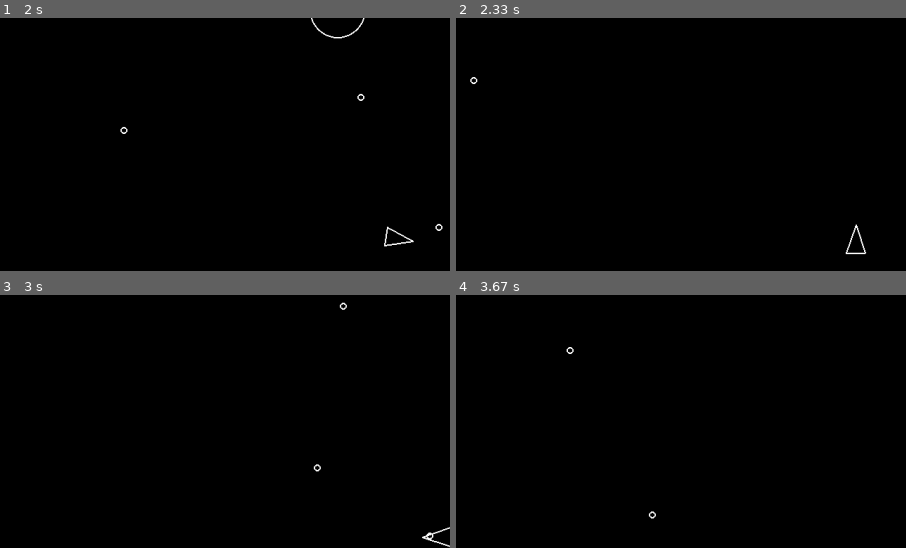
Above: before the commit, frames 1-4 (two rows, left to right).
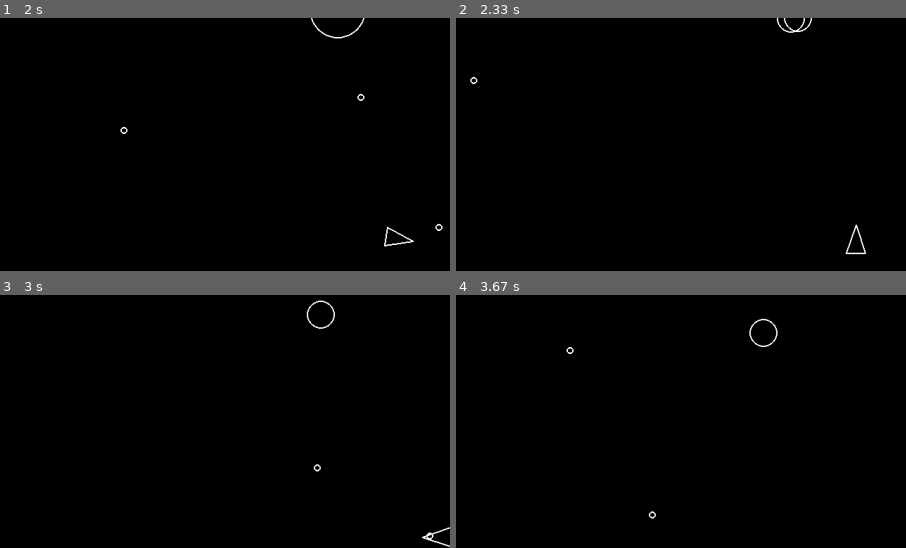
Above: after the commit, the same moments.

Repository: brandon-sherwood/pygame-asteroids
Game: pygame game, started from main.py
The game is run twice, just before and just after one commit, with the same random seed, the same clock (stepped at 60 frames per second) and the same inputs.
Inputs:
- Up to frame 1 (2 s): tap Space at 0.33, 0.73, 1.03, 1.23, 1.57, 1.87 s; hold D 0.67-1.13 s; hold W 1.17-1.47 s; hold D 1.5-1.97 s
- Up to frame 2 (2.33 s): hold A from 2 s (still down); tap Space at 2.07 s
- Up to frame 3 (3 s): tap Space at 2.37, 2.63, 2.97 s; release A at 2.53 s; hold S 2.57-2.87 s; hold A from 2.9 s (still down)
- Up to frame 4 (3.67 s): tap Space at 3.27, 3.4 s; release A at 3.3 s; hold W from 3.33 s (still down)
The pictures show only the part of the screen within x 3-53%, y 0-50%; the shares and areas given below are measured in that part.

Frame 1 is identical in both runs. In frame 2, 0.1% of the frame differs, in the area x 71-80%, y 0-6%; in frame 3, 0.2%, in the area x 68-78%, y 1-14%; in frame 4, 0.2%.

Commit message:
Added split method when large or medium asteroids are shot

Diff:
--- a/asteroid.py
+++ b/asteroid.py
@@ -1,6 +1,9 @@
 import pygame
+import random
 from circleshape import CircleShape
 from constants import LINE_WIDTH
+from constants import ASTEROID_MIN_RADIUS
+from logger import log_event
 
 
 class Asteroid(CircleShape):
@@ -13,3 +16,20 @@
 
     def update(self, dt):
         self.position += self.velocity * dt
+
+    def split(self):
+        self.kill()
+        if self.radius <= ASTEROID_MIN_RADIUS:
+            return
+        log_event("asteroid_split")
+        random_angle = random.uniform(20, 50)
+        first_new_velocity = self.velocity.rotate(random_angle)
+        second_new_velocity = self.velocity.rotate(-1 * random_angle)
+        old_radius = self.radius
+        new_radius = old_radius - ASTEROID_MIN_RADIUS
+        first_new_asteroid = Asteroid(
+            self.position.x, self.position.y, new_radius)
+        second_new_asteroid = Asteroid(
+            self.position.x, self.position.y, new_radius)
+        first_new_asteroid.velocity = first_new_velocity * 1.2
+        second_new_asteroid.velocity = second_new_velocity * 1.2
--- a/main.py
+++ b/main.py
@@ -46,7 +46,7 @@
             for shot in shots:
                 if shot.collides_with(asteroid):
                     log_event("asteroid_shot")
-                    asteroid.kill()
+                    asteroid.split()
                     shot.kill()
 
         screen.fill("black")
Not shown, changed: game_events.jsonl
Not shown, changed: game_state.jsonl
